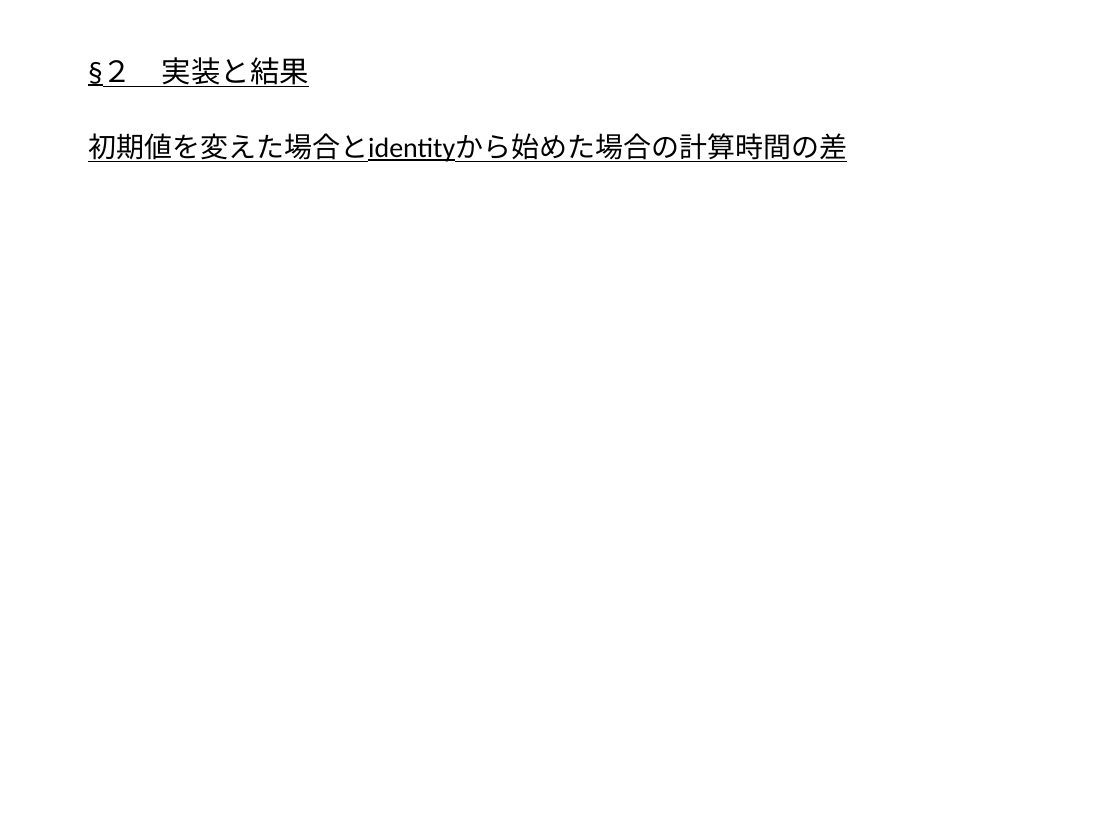
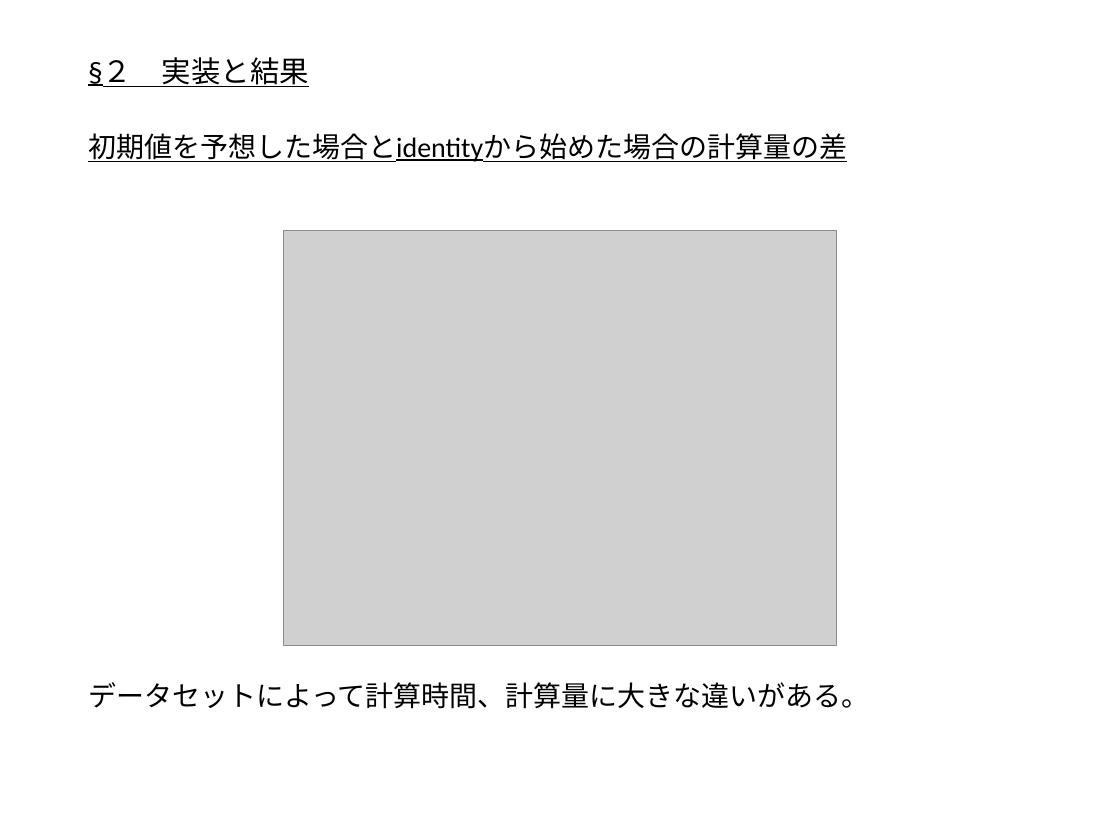
Before and after one commit to outk/graduate_thesis, a slide deck: slide 43 of 量子状態トモグラフィー.pptx (slide 44 before the commit). Drawn at 1120x840 pixels with LibreOffice and Linux fonts; fonts in the diff are those of the drawing; grey boxes stand for pictures. Boxes give left, top, right and bottom in pixels: in the first picture for what was removed or moved away, otherwise in the second. Text is boxed around its words. In the diff, an @@ line names an element or a change of style, - is before the commit and + after.

```diff
--- a/量子状態トモグラフィー.pptx
+++ b/量子状態トモグラフィー.pptx
@@ text at (88, 133, 870, 709): text changed @@
-初期値を変えた場合とidentityから始めた場合の計算時間の差
+初期値を予想した場合とidentityから始めた場合の計算量の差
+データセットによって計算時間、計算量に大きな違いがある。
@@ picture added at (283, 231, 837, 646) @@
```
Also in this commit, not shown: 7 other slides changed, 3 slides added, 2 slides removed, 2 other files.
